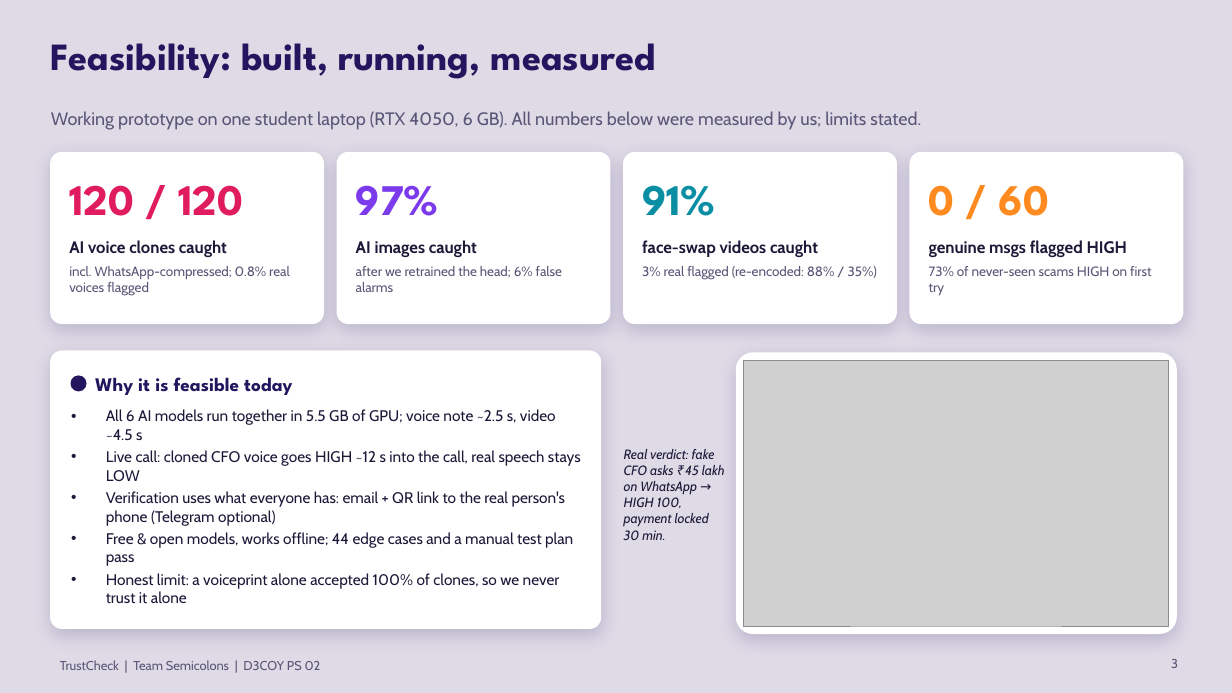
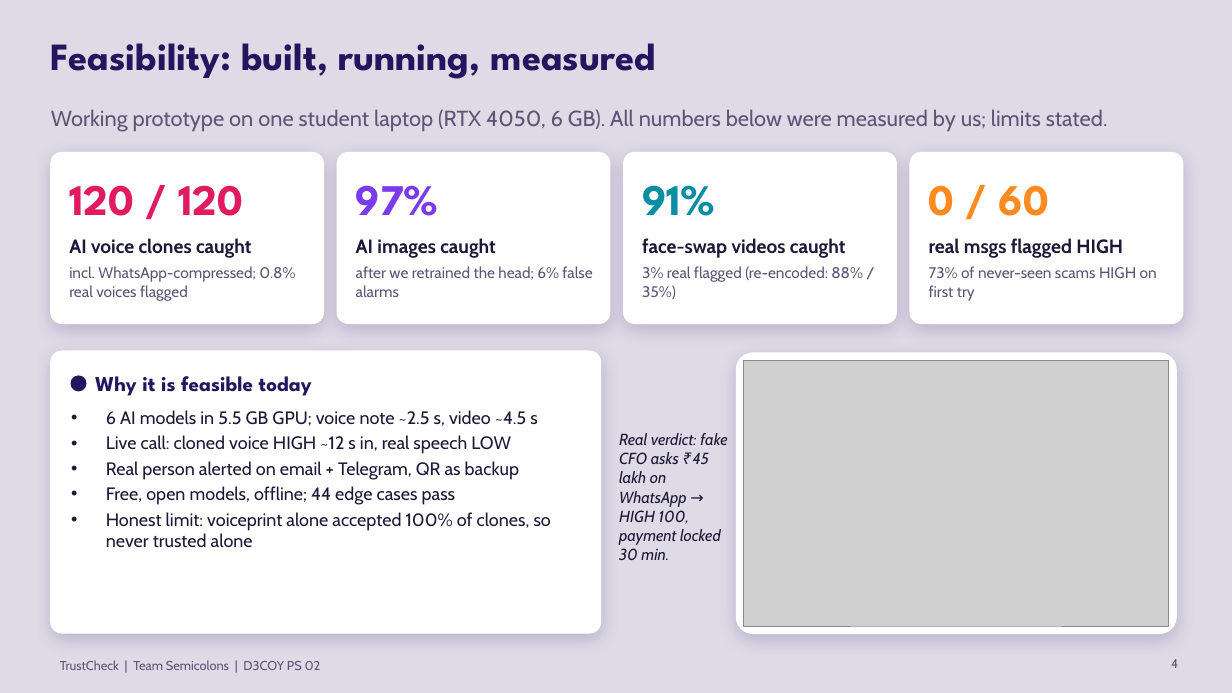
Before and after one commit to D3C0Y-1-0/Semicolons_D3C0Y_DhruvPatel, a slide deck: slide 4 of docs/TrustCheck_elimination.pptx (slide 3 before the commit). Drawn at 1232x693 pixels with LibreOffice and Linux fonts; fonts in the diff are those of the drawing; grey boxes stand for pictures. Boxes give left, top, right and bottom in pixels: in the first picture for what was removed or moved away, otherwise in the second. Text is boxed around its words. In the diff, an @@ line names an element or a change of style, - is before the commit and + after.

```diff
--- a/docs/TrustCheck_elimination.pptx
+++ b/docs/TrustCheck_elimination.pptx
@@ text "Working prototype on one student ..." at bbox=[51, 109, 1108, 132]: size 14 to 17 pt @@
@@ size 13 to 15 pt in 3 elements at bbox=[69, 238, 251, 258], bbox=[356, 238, 495, 258], bbox=[642, 238, 845, 258] @@
@@ text at bbox=[929, 238, 1123, 258]: text changed; size 13 to 15 pt @@
-genuine msgs flagged HIGH
+real msgs flagged HIGH
@@ size 10.5 to 12 pt in 4 elements at bbox=[69, 266, 295, 301], bbox=[356, 266, 592, 297], bbox=[642, 266, 863, 299], bbox=[929, 266, 1157, 301] @@
@@ rounded rectangle: place and size @@
-rounded rectangle at bbox=[51, 351, 601, 628]
+rounded rectangle at bbox=[51, 351, 601, 633]
@@ rounded rectangle at bbox=[51, 351, 601, 633]: proportions changed @@
@@ text "Why it is feasible today" at bbox=[95, 376, 312, 396]: size 15 to 16.5 pt @@
@@ text "Real verdict: fake CFO asks ..." at bbox=[619, 433, 727, 560]: size 10.5 to 12.5 pt @@
@@ text at bbox=[106, 410, 551, 548]: text changed; size 12 to 14 pt @@
-• All 6 AI models run together in 5.5 GB of GPU; voice note ~2.5 s, video ~4.5 s
-• Live call: cloned CFO voice goes HIGH ~12 s into the call, real speech stays LOW
-• Verification uses what everyone has: email + QR link to the real person's phone (Telegram optional)
-• Free & open models, works offline; 44 edge cases and a manual test plan pass
-• Honest limit: a voiceprint alone accepted 100% of clones, so we never trust it alone
+• 6 AI models in 5.5 GB GPU; voice note ~2.5 s, video ~4.5 s
+• Live call: cloned voice HIGH ~12 s in, real speech LOW
+• Real person alerted on email + Telegram, QR as backup
+• Free, open models, offline; 44 edge cases pass
+• Honest limit: voiceprint alone accepted 100% of clones, so never trusted alone
@@ page number at bbox=[1171, 659, 1178, 668]: text changed @@
-3
+4
```
Also in this commit, not shown: 5 other slides changed, 1 slide added.
